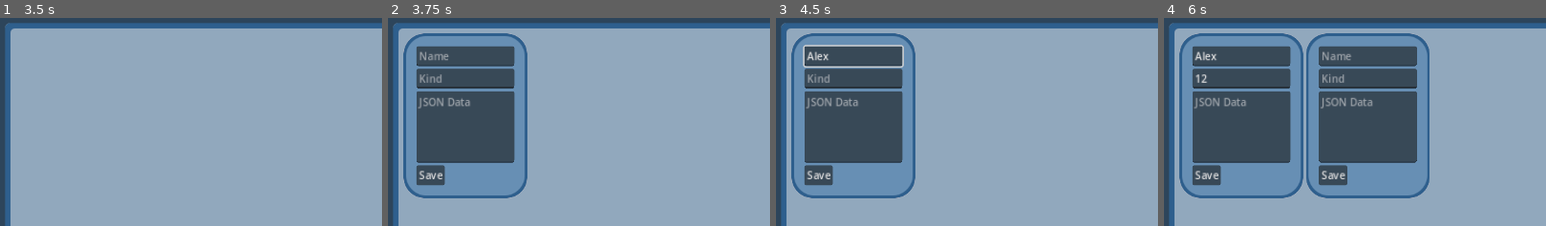
Above: before the commit, frames 1-4 (left to right).
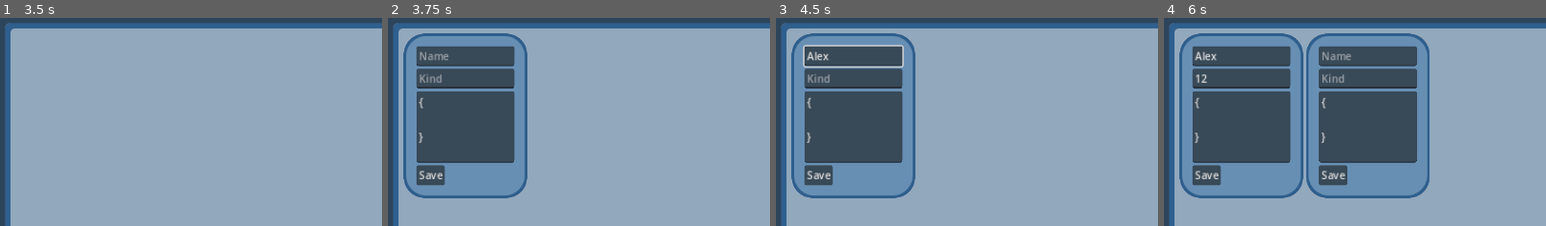
Above: after the commit, the same moments.

Repository: Elemnir/little_doodles
Game: Godot game, scene res://example/example.tscn
The game is run twice, just before and just after one commit, with the same random seed, the same clock (stepped at 60 frames per second) and the same inputs.
Inputs (mouse positions are % of the whole screen's width and height, from its top left):
- Up to frame 1 (3.5 s): click (65, 94) at 0.52 s; type "Alex" at 0.6 s; click (81, 94) at 0.75 s; type "12" at 0.83 s; click (34, 87) at 0.98 s; type "12" at 1.07 s; click "Login" at 1.25 s; click "Create" at 2 s; click "Search" at 2.75 s
- Up to frame 2 (3.75 s): click "Create New" at 3.5 s
- Up to frame 3 (4.5 s): click (10, 9) at 4.27 s; type "Alex" at 4.35 s
- Up to frame 4 (6 s): click (10, 15) at 4.5 s; type "12" at 4.58 s; click "Save" at 5 s; click "Create New" at 5.75 s
The pictures show only the part of the screen within x 0-50%, y 0-50%; the shares and areas given below are measured in that part.

Frame 1 is identical in both runs. In frame 2, 0.4% of the frame differs, in the area x 7-22%, y 38-61%; in frame 3, 0.4%; in frame 4, 0.7%, in the area x 7-55%, y 38-61%.

Commit message:
Testing and bugfixing

Diff:
--- a/example/entity_card.gd
+++ b/example/entity_card.gd
@@ -11,6 +11,10 @@
 var entity = LittleDoodlesEntity.new()
 
 func _ready():
+	name_edit.text = entity.name
+	kind_edit.text = entity.kind
+	data_edit.text = JSON.stringify(entity.data, "  ")
+
 	# If the creator isn't the player, make the card readonly
 	if entity.player_name != root_scene.player_name:
 		name_edit.editable = false
@@ -23,4 +27,7 @@
 
 
 func _on_save_button_pressed():
+	entity.name = name_edit.text
+	entity.kind = kind_edit.text
+	entity.data = JSON.parse_string(data_edit.text)
 	root_scene.try_save(entity)
--- a/little_doodles_client/little_doodles_client.gd
+++ b/little_doodles_client/little_doodles_client.gd
@@ -2,12 +2,12 @@
 
 @export var scheme = "https"
 @export var domain = "example.com/game/"
-var api_url = "%s://%s" % [scheme, domain]
-var cookiejar = {}
+@onready var api_url = "%s://%s" % [scheme, domain]
+var cookiejar = PackedStringArray()
 
 const Endpoints = {
 	USER_AUTH = "user/auth/",
-	USER_CREATE = "user/create/",
+	USER_CREATE = "user/add/",
 	ENTITY_SEARCH = "entity/search/?%s",
 	ENTITY_CREATE = "entity/add/",
 	ENTITY_GET = "entity/%s/"
@@ -23,12 +23,9 @@
 	resp = await _send_request(
 		Endpoints.USER_CREATE,
 		HTTPClient.METHOD_POST,
-		JSON.stringify({
-			"csrfmiddlewaretoken": resp["csrf_token"],
-			"username": username,
-			"password1": password,
-			"password2": password,
-		})
+		"csrfmiddlewaretoken=%s&username=%s&password1=%s&password2=%s" % [
+			resp["csrf_token"], username, password, password,
+		]
 	)
 	return resp != null
 
@@ -41,11 +38,9 @@
 	resp = await _send_request(
 		Endpoints.USER_AUTH,
 		HTTPClient.METHOD_POST,
-		JSON.stringify({
-			"csrfmiddlewaretoken": resp["csrf_token"],
-			"username": username,
-			"password": password,
-		})
+		"csrfmiddlewaretoken=%s&username=%s&password=%s" % [
+			resp["csrf_token"], username, password,
+		]
 	)
 	return resp != null
 
@@ -85,10 +80,10 @@
 	return entities
 
 
-func _send_request(endpoint, method = HTTPClient.METHOD_GET, body = ""):
-	var headers = ["Content-Type: application/json"]
+func _send_request(endpoint, method = HTTPClient.METHOD_GET, body: String = ""):
+	var headers = PackedStringArray(["Content-Type: application/x-www-form-urlencoded"])
 	if cookiejar:
-		headers.append("Cookie: %s" % cookiejar.join("; "))
+		headers.append("Cookie: %s" % "; ".join(cookiejar))
 
 	request(api_url.path_join(endpoint), headers, method, body)
 
@@ -112,7 +107,7 @@
 		resp_body = JSON.parse_string(resp_body_str)
 
 	if resp_body != null and resp_body.get("result", "") == "failure":
-		push_error(JSON.stringify(["errors"], "  "))
+		push_error(JSON.stringify(resp_body["errors"]))
 		return null
 
 	return resp_body
--- a/little_doodles_client/little_doodles_entity.gd
+++ b/little_doodles_client/little_doodles_entity.gd
@@ -21,11 +21,8 @@
 
 
 func as_request_body(csrf_token: String) -> String:
-	# Returns a JSON-encoded string representing the entity suitable
+	# Returns a x-www-form-encoded string representing the entity suitable
 	# for POST requests.
-	return JSON.stringify({
-		"csrfmiddlewaretoken": csrf_token,
-		"name": name,
-		"kind": kind,
-		"data": data,
-	})
+	return "csrfmiddlewaretoken=%s&name=%s&kind=%s&data=%s" % [
+			csrf_token, name, kind, JSON.stringify(data)
+	]
